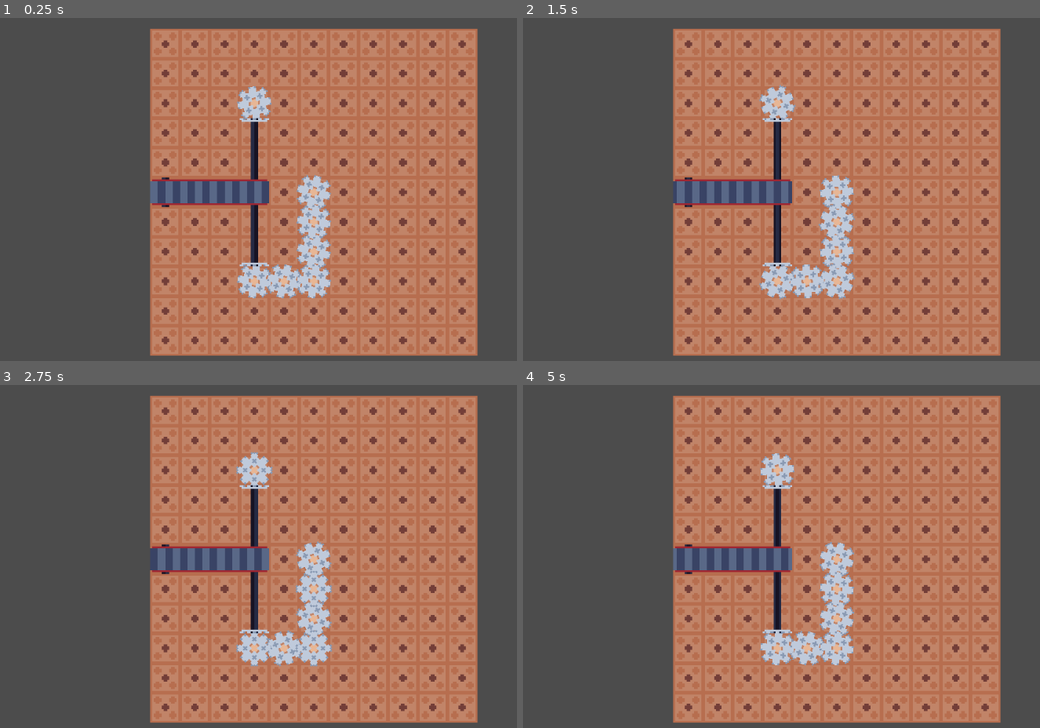
Above: before the commit, frames 1-4 (two rows, left to right).
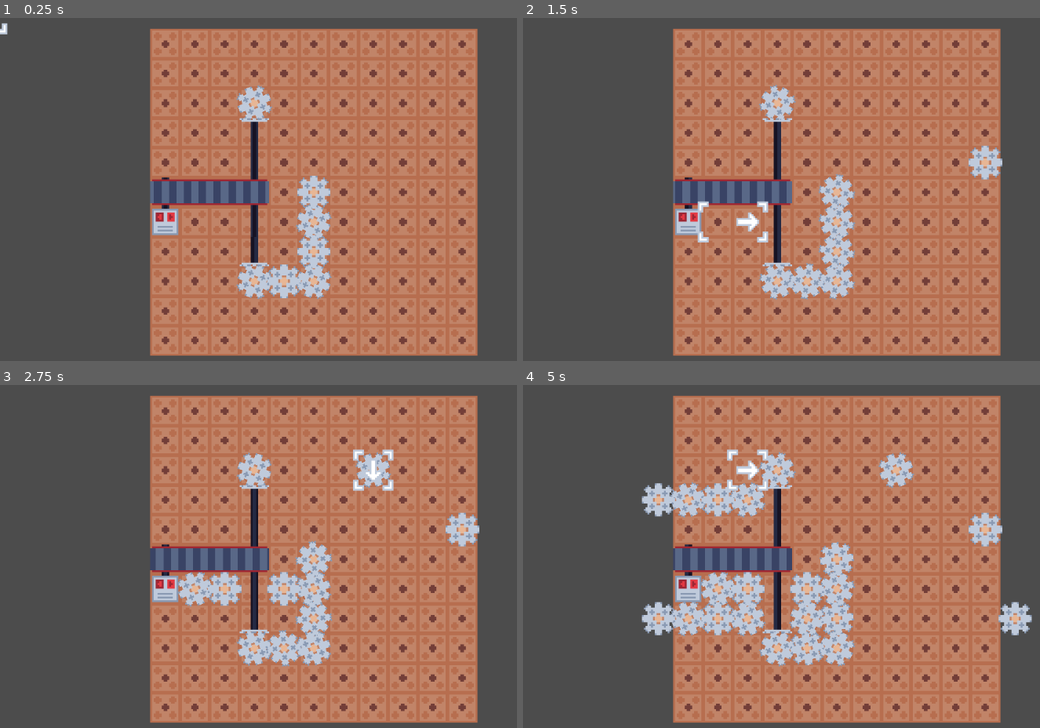
Above: after the commit, the same moments.

Repository: NoNotCar/SGJW-NestMaking
Game: Godot game, scene res://Test.tscn
Same seed, same stepped clock (60 frames per second), same inputs: the game is played once before the commit and once after it.
Inputs (mouse positions are in pixels of both pictures, inside the frame that each line leads up to):
- Up to frame 1 (0.25 s): no input
- Up to frame 2 (1.5 s): move the mouse to (972, 172) at 0.52 s; hold E (rotate_right, bound only after the commit) 0.53-1.25 s; hold R (run, bound only after the commit) 0.53-1.25 s; click (972, 172) at 0.67 s; drag from (709, 210) to (807, 264) at 1.27 s
- Up to frame 3 (2.75 s): move the mouse to (377, 477) at 2.02 s; hold E (rotate_right, bound only after the commit) from 2.03 s (still down); hold R (run, bound only after the commit) from 2.03 s (still down); click (377, 477) at 2.17 s
- Up to frame 4 (5 s): release E (rotate_right, bound only after the commit) at 2.75 s; release R (run, bound only after the commit) at 2.75 s; drag from (807, 631) to (647, 505) at 2.77 s; move the mouse to (1024, 614) at 3.52 s; hold Q (rotate_left, bound only after the commit) 3.53-4.25 s; hold R (run, bound only after the commit) 3.53-4.25 s; click (1024, 614) at 3.67 s; drag from (647, 505) to (740, 467) at 4.27 s

The runs differ from the first frame. In frame 1, 3.2% of the frame differs, in the area x 0-65%, y 1-82%; in frame 2, 4.5%; in frame 3, 5.5%; in frame 4, 11%, in the area x 22-99%, y 18-83%.

Commit message:
editing basics

Diff:
--- /dev/null
+++ b/Editor.tscn
@@ -0,0 +1,27 @@
+[gd_scene load_steps=2 format=2]
+
+[ext_resource path="res://Test.tscn" type="PackedScene" id=1]
+
+[node name="Editor" type="HBoxContainer"]
+anchor_right = 1.0
+anchor_bottom = 1.0
+__meta__ = {
+"_edit_use_anchors_": false
+}
+
+[node name="ViewportContainer" type="ViewportContainer" parent="."]
+margin_right = 600.0
+margin_bottom = 600.0
+rect_min_size = Vector2( 600, 600 )
+
+[node name="Viewport" type="Viewport" parent="ViewportContainer"]
+size = Vector2( 600, 600 )
+handle_input_locally = false
+render_target_update_mode = 3
+
+[node name="Test" parent="ViewportContainer/Viewport" instance=ExtResource( 1 )]
+
+[node name="SideBar" type="VBoxContainer" parent="."]
+margin_left = 604.0
+margin_right = 604.0
+margin_bottom = 600.0
--- a/Test.tscn
+++ b/Test.tscn
@@ -1,10 +1,12 @@
-[gd_scene load_steps=6 format=2]
+[gd_scene load_steps=8 format=2]
 
 [ext_resource path="res://level/Level.tscn" type="PackedScene" id=1]
 [ext_resource path="res://components/gear/Gear.tscn" type="PackedScene" id=2]
 [ext_resource path="res://components/axle/Axle.tscn" type="PackedScene" id=3]
 [ext_resource path="res://components/bevel/Bevel.tscn" type="PackedScene" id=4]
 [ext_resource path="res://components/belt/Belt.tscn" type="PackedScene" id=5]
+[ext_resource path="res://components/motor/Motor.tscn" type="PackedScene" id=6]
+[ext_resource path="res://gui/placer/Placer.tscn" type="PackedScene" id=7]
 
 [node name="Test" type="Node2D"]
 
@@ -15,7 +17,6 @@
 zoom = Vector2( 0.33, 0.33 )
 
 [node name="Gear" parent="." instance=ExtResource( 2 )]
-test_drive = true
 
 [node name="Gear2" parent="." instance=ExtResource( 2 )]
 position = Vector2( -32, 48 )
@@ -51,3 +52,8 @@
 [node name="Belt" parent="." instance=ExtResource( 5 )]
 position = Vector2( -80, 0 )
 length = 4
+
+[node name="Motor" parent="." instance=ExtResource( 6 )]
+position = Vector2( -80, 16 )
+
+[node name="Placer" parent="." instance=ExtResource( 7 )]
--- a/components/axle/Axle.gd
+++ b/components/axle/Axle.gd
@@ -4,20 +4,27 @@
 export var test_drive = false
 var spin:= 0 setget set_spin
 var hoz:bool
+var rot:bool
+export var cull_front = false
+export var cull_back = false
 
 # Called when the node enters the scene tree for the first time.
 func _ready():
-	registry.register(self,"axle",registry.tile_pos(global_position))
+	registry.register(self,"axle")
+	registry.register(self,"blocked")
 	hoz=lib.point(self).x
-	if hoz:
-		global_rotation=PI/2
-	else:
-		global_rotation=0
+	rot=lib.point(self).y>0 or lib.point(self).x<0
+	if cull_front:
+		$Sprite.region_rect=Rect2(0,2,64,14)
+		$Sprite.offset=Vector2.DOWN
+	elif cull_back:
+		$Sprite.region_rect=Rect2(0,0,64,14)
+		$Sprite.offset=Vector2.UP
 
 func _process(delta):
 	if test_drive and not spin:
 		set_spin(1)
-	$Sprite.frame=int(fposmod(registry.time*spin,1)*4)
+	$Sprite.frame=int(fposmod(registry.time*spin+0.25*int(rot),1)*4)
 
 func set_spin(new:int):
 	if spin and new!=spin:
@@ -33,4 +40,4 @@
 			var tpos = registry.tile_pos(global_position)+a
 			for axle in registry.find("axle",tpos):
 				if axle.hoz==hoz:
-					axle.spin=new
+					axle.spin=new if axle.rot==rot else -new
--- a/components/axle/Axle.tscn
+++ b/components/axle/Axle.tscn
@@ -9,3 +9,5 @@
 [node name="Sprite" type="Sprite" parent="."]
 texture = ExtResource( 1 )
 hframes = 4
+region_enabled = true
+region_rect = Rect2( 0, 0, 64, 16 )
--- a/components/belt/Belt.gd
+++ b/components/belt/Belt.gd
@@ -6,11 +6,9 @@
 const beltseg:=preload("res://components/belt/BeltSeg.tscn")
 var axles=[]
 var segs=[]
-var axle_sync:int
 
 # Called when the node enters the scene tree for the first time.
 func _ready():
-	axle_sync = -1 if lib.point(self) in [Vector2.DOWN,Vector2.LEFT] else 1
 	for n in range(length):
 		if n==0 or n==length-1:
 			var a = axle.instance()
@@ -23,10 +21,11 @@
 		bs.side_mode=bs.SIDE.SHORT if length==1 else bs.SIDE.END if n==length-1 else bs.SIDE.MIDDLE if n else bs.SIDE.START
 		add_child(bs)
 		segs.append(bs)
+		registry.register(self,"blocked",registry.tile_pos(global_position)+lib.point(self,Vector2.RIGHT)*n)
 
 func on_axle_speed_change(axle):
 	for a in axles:
 		if a!=axle:
 			a.spin=axle.spin
 	for bs in segs:
-		bs.spin=axle.spin*axle_sync
+		bs.spin=axle.spin
--- a/components/bevel/Bevel.gd
+++ b/components/bevel/Bevel.gd
@@ -3,17 +3,15 @@
 
 var spin setget set_spin,get_spin
 var spin_dir: Array
-var axle_sync: int
 
 # Called when the node enters the scene tree for the first time.
 func _ready():
 	spin_dir=[-lib.point(self)]
 	registry.register(self,"gear",registry.tile_pos(global_position))
-	axle_sync = 1 if lib.point(self) in [Vector2.DOWN,Vector2.LEFT] else -1
 func _process(delta):
 	$Sprite.frame=int(fposmod(registry.time*$Axle.spin,0.5)*4)
 func set_spin(new):
-	$Axle.spin=new*axle_sync
+	$Axle.spin=-new
 func get_spin():
 	return $Axle.spin
 
@@ -22,4 +20,4 @@
 	var a=lib.point(self)
 	for gear in registry.find("gear",registry.tile_pos(global_position)+a):
 		if a in gear.spin_dir:
-			gear.spin=$Axle.spin*-axle_sync
+			gear.spin=$Axle.spin
--- a/components/bevel/Bevel.tscn
+++ b/components/bevel/Bevel.tscn
@@ -8,6 +8,7 @@
 script = ExtResource( 3 )
 
 [node name="Axle" parent="." instance=ExtResource( 1 )]
+cull_front = true
 
 [node name="Sprite" type="Sprite" parent="."]
 texture = ExtResource( 2 )
--- a/components/gear/Gear.gd
+++ b/components/gear/Gear.gd
@@ -9,6 +9,7 @@
 func _ready():
 	var tpos=registry.tile_pos(global_position)
 	registry.register(self,"gear",tpos)
+	registry.register(self,"blocked")
 	odd = int(tpos.x+tpos.y)%2
 
 
--- /dev/null
+++ b/components/motor/Motor.gd
@@ -0,0 +1,15 @@
+extends Node2D
+
+
+# Declare member variables here. Examples:
+# var a = 2
+# var b = "text"
+
+
+# Called when the node enters the scene tree for the first time.
+func _ready():
+	registry.register(self,"run")
+
+
+func start():
+	$Axle.spin=1
--- /dev/null
+++ b/components/motor/Motor.tscn
@@ -0,0 +1,16 @@
+[gd_scene load_steps=4 format=2]
+
+[ext_resource path="res://components/axle/Axle.tscn" type="PackedScene" id=1]
+[ext_resource path="res://components/motor/motor.png" type="Texture" id=2]
+[ext_resource path="res://components/motor/Motor.gd" type="Script" id=3]
+
+[node name="Motor" type="Node2D"]
+script = ExtResource( 3 )
+
+[node name="Axle" parent="." instance=ExtResource( 1 )]
+cull_back = true
+
+[node name="Sprite" type="Sprite" parent="."]
+texture = ExtResource( 2 )
+hframes = 3
+frame = 1
--- /dev/null
+++ b/gui/placer/Placer.gd
@@ -0,0 +1,62 @@
+extends Node2D
+
+
+export var gear = preload("res://components/gear/Gear.tscn")
+var dragging:=false
+var fpos: Vector2
+var spos: Vector2
+var tpos: Vector2
+var place_mode = "gear"
+var r = 0
+
+func reset_crs():
+	$CrosshairTL.position=Vector2(-8,-8)
+	$CrosshairTR.position=Vector2(8,-8)
+	$CrosshairBL.position=Vector2(-8,8)
+	$CrosshairBR.position=Vector2(8,8)
+# Called when the node enters the scene tree for the first time.
+func _process(delta):
+	tpos=registry.tile_pos(get_global_mouse_position())
+	position=tpos*16
+	$Arrow.rotation=TAU/4*r
+	if dragging:
+		tpos=inline_pos(tpos)
+		$CrosshairTL.global_position=Vector2(min(tpos.x,fpos.x)*16-8,min(tpos.y,fpos.y)*16-8)
+		$CrosshairTR.global_position=Vector2(max(tpos.x,fpos.x)*16+8,min(tpos.y,fpos.y)*16-8)
+		$CrosshairBL.global_position=Vector2(min(tpos.x,fpos.x)*16-8,max(tpos.y,fpos.y)*16+8)
+		$CrosshairBR.global_position=Vector2(max(tpos.x,fpos.x)*16+8,max(tpos.y,fpos.y)*16+8)
+
+func _input(event):
+	if event.is_action_pressed("rotate_left"):
+		r-=1
+		r%=4
+	elif event.is_action_pressed("rotate_right"):
+		r+=1
+		r%=4
+	elif event is InputEventMouseButton:
+		if event.button_index==BUTTON_LEFT:
+			if event.pressed:
+				fpos=tpos
+				dragging=true
+			else:
+				if dragging:
+					spos=tpos
+					place()
+					reset_crs()
+					dragging=false
+func inline_pos(pos2):
+	if abs(pos2.x-fpos.x)>abs(pos2.y-fpos.y):
+		return Vector2(pos2.x,fpos.y)
+	return Vector2(fpos.x,pos2.y)
+func place():
+	if spos==fpos:
+		smart_place(gear,fpos)
+	else:
+		for p in lib.iterrow(fpos,inline_pos(spos)):
+			smart_place(gear,p)
+func smart_place(thing:PackedScene,tpos:Vector2):
+	for b in registry.find("blocked",tpos):
+		return
+	var new = thing.instance()
+	new.position=tpos*16
+	get_parent().add_child(new)
--- /dev/null
+++ b/gui/placer/Placer.tscn
@@ -0,0 +1,40 @@
+[gd_scene load_steps=4 format=2]
+
+[ext_resource path="res://gui/placer/crosshair.png" type="Texture" id=1]
+[ext_resource path="res://gui/placer/Placer.gd" type="Script" id=2]
+[ext_resource path="res://gui/placer/arrow.png" type="Texture" id=3]
+
+[node name="Placer" type="Node2D"]
+z_index = 5
+script = ExtResource( 2 )
+
+[node name="CrosshairTL" type="Sprite" parent="."]
+position = Vector2( -8, -8 )
+texture = ExtResource( 1 )
+vframes = 2
+hframes = 2
+
+[node name="CrosshairTR" type="Sprite" parent="."]
+position = Vector2( 8, -8 )
+texture = ExtResource( 1 )
+vframes = 2
+hframes = 2
+frame = 1
+
+[node name="CrosshairBL" type="Sprite" parent="."]
+position = Vector2( -8, 8 )
+texture = ExtResource( 1 )
+vframes = 2
+hframes = 2
+frame = 2
+
+[node name="CrosshairBR" type="Sprite" parent="."]
+position = Vector2( 8, 8 )
+texture = ExtResource( 1 )
+vframes = 2
+hframes = 2
+frame = 3
+
+[node name="Arrow" type="Sprite" parent="."]
+texture = ExtResource( 3 )
+hframes = 4
--- a/level/Level.gd
+++ b/level/Level.gd
@@ -6,9 +6,11 @@
 
 
 # Called when the node enters the scene tree for the first time.
-func _ready():
-	pass # Replace with function body.
-
+func _input(event):
+	if event.is_action_pressed("run"):
+		for obj in registry.all_things("run"):
+			obj.start()
+		registry.time=0
 
 func set_size(new_size:Vector2):
 	size=new_size
--- a/lib.gd
+++ b/lib.gd
@@ -10,6 +10,13 @@
 
 func point(thing:Node2D,forwards:=Vector2.UP)->Vector2:
 	return forwards.rotated(thing.global_rotation).snapped(Vector2.ONE)
+func iterrow(pos1:Vector2, pos2:Vector2):
+	var dir = pos2-pos1
+	var idir=dir.normalized()
+	var res=[]
+	for n in range(int(dir.length())+1):
+		res.append(pos1+idir*n)
+	return res
 # Called every frame. 'delta' is the elapsed time since the previous frame.
 #func _process(delta):
 #	pass
--- a/project.godot
+++ b/project.godot
@@ -47,6 +47,26 @@
 "svg/scale": 1.0
 }
 
+[input]
+
+rotate_right={
+"deadzone": 0.5,
+"events": [ Object(InputEventKey,"resource_local_to_scene":false,"resource_name":"","device":0,"alt":false,"shift":false,"control":false,"meta":false,"command":false,"pressed":false,"scancode":69,"unicode":0,"echo":false,"script":null)
+, Object(InputEventMouseButton,"resource_local_to_scene":false,"resource_name":"","device":0,"alt":false,"shift":false,"control":false,"meta":false,"command":false,"button_mask":0,"position":Vector2( 0, 0 ),"global_position":Vector2( 0, 0 ),"factor":1.0,"button_index":5,"pressed":false,"doubleclick":false,"script":null)
+ ]
+}
+rotate_left={
+"deadzone": 0.5,
+"events": [ Object(InputEventKey,"resource_local_to_scene":false,"resource_name":"","device":0,"alt":false,"shift":false,"control":false,"meta":false,"command":false,"pressed":false,"scancode":81,"unicode":0,"echo":false,"script":null)
+, Object(InputEventMouseButton,"resource_local_to_scene":false,"resource_name":"","device":0,"alt":false,"shift":false,"control":false,"meta":false,"command":false,"button_mask":0,"position":Vector2( 0, 0 ),"global_position":Vector2( 0, 0 ),"factor":1.0,"button_index":4,"pressed":false,"doubleclick":false,"script":null)
+ ]
+}
+run={
+"deadzone": 0.5,
+"events": [ Object(InputEventKey,"resource_local_to_scene":false,"resource_name":"","device":0,"alt":false,"shift":false,"control":false,"meta":false,"command":false,"pressed":false,"scancode":82,"unicode":0,"echo":false,"script":null)
+ ]
+}
+
 [rendering]
 
 environment/default_environment="res://default_env.tres"
--- a/registry.gd
+++ b/registry.gd
@@ -48,6 +48,12 @@
 	if layer in _reg:
 		return _reg[layer].keys()
 	return []
+func all_things(layer:String)->Array:
+	var things=[]
+	if layer in _reg:
+		for t in _reg[layer].values():
+			things+=t
+	return things
 func unregister(what:Node2D):
 	assert(what in lookup)
 	for lp in lookup[what]:
Binary file added: components/motor/motor.aseprite
Binary file added: components/motor/motor.png
Not shown, added: components/motor/motor.png.import
Binary file added: gui/placer/arrow.aseprite
Binary file added: gui/placer/arrow.png
Not shown, added: gui/placer/arrow.png.import
Binary file added: gui/placer/crosshair.aseprite
Binary file added: gui/placer/crosshair.png
Not shown, added: gui/placer/crosshair.png.import
Binary file added: gui/selectbox/selectbox.aseprite
Binary file added: gui/selectbox/selectbox.png
Not shown, added: gui/selectbox/selectbox.png.import
